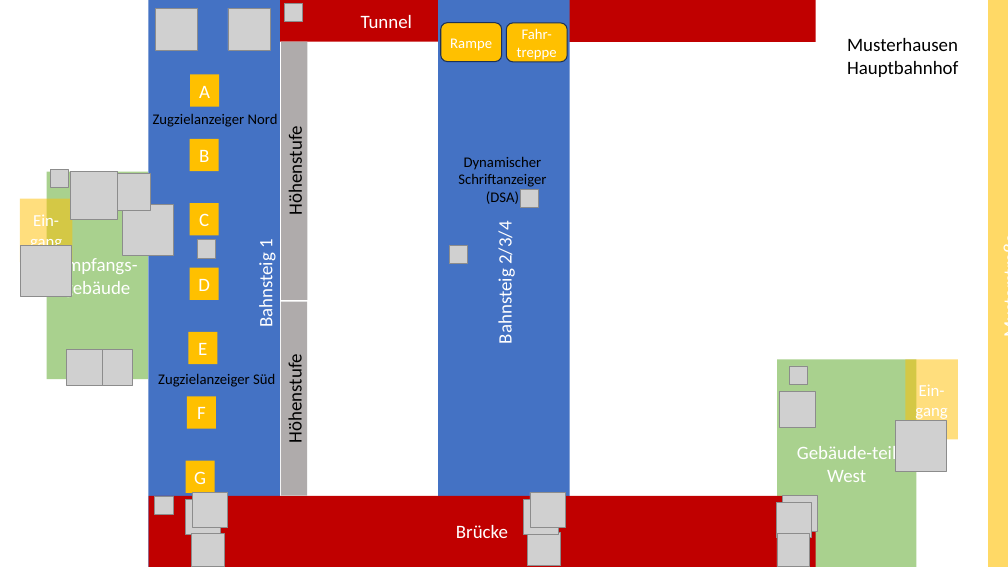
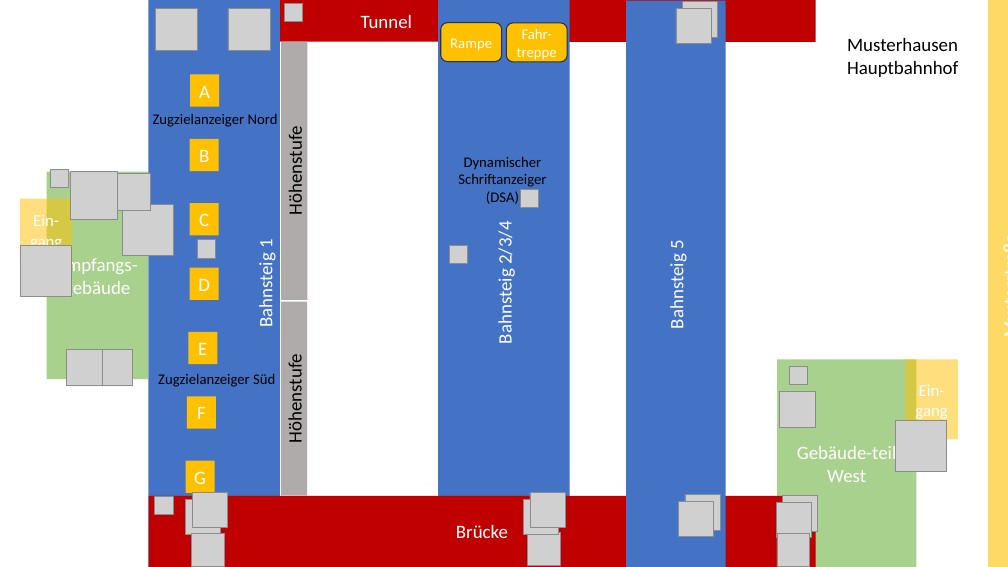
Before and after one commit to dbSuS/netex-draft, a slide deck: slide 1 of examples/standards/tsi_prm/Musterhausen_Lageplan.pptx. Drawn at 1008x567 pixels with LibreOffice and Linux fonts; fonts in the diff are those of the drawing; grey boxes stand for pictures. Boxes give left, top, right and bottom in pixels: in the first picture for what was removed or moved away, otherwise in the second. Text is boxed around its words. In the diff, an @@ line names an element or a change of style, - is before the commit and + after.

Commit message:
adds stairs and a platform to pptx to show accessibility on that quay

```diff
--- a/examples/standards/tsi_prm/Musterhausen_Lageplan.pptx
+++ b/examples/standards/tsi_prm/Musterhausen_Lageplan.pptx
@@ rectangle added at (x1=626, y1=1, x2=726, y2=567), fill #4472C4, 18 pt, text #FFFFFF @@
+Bahnsteig 5
@@ picture added at (x1=676, y1=8, x2=712, y2=44) @@
@@ picture added at (x1=683, y1=2, x2=718, y2=37) @@
@@ picture added at (x1=678, y1=501, x2=714, y2=537) @@
@@ picture added at (x1=685, y1=495, x2=721, y2=530) @@
```
